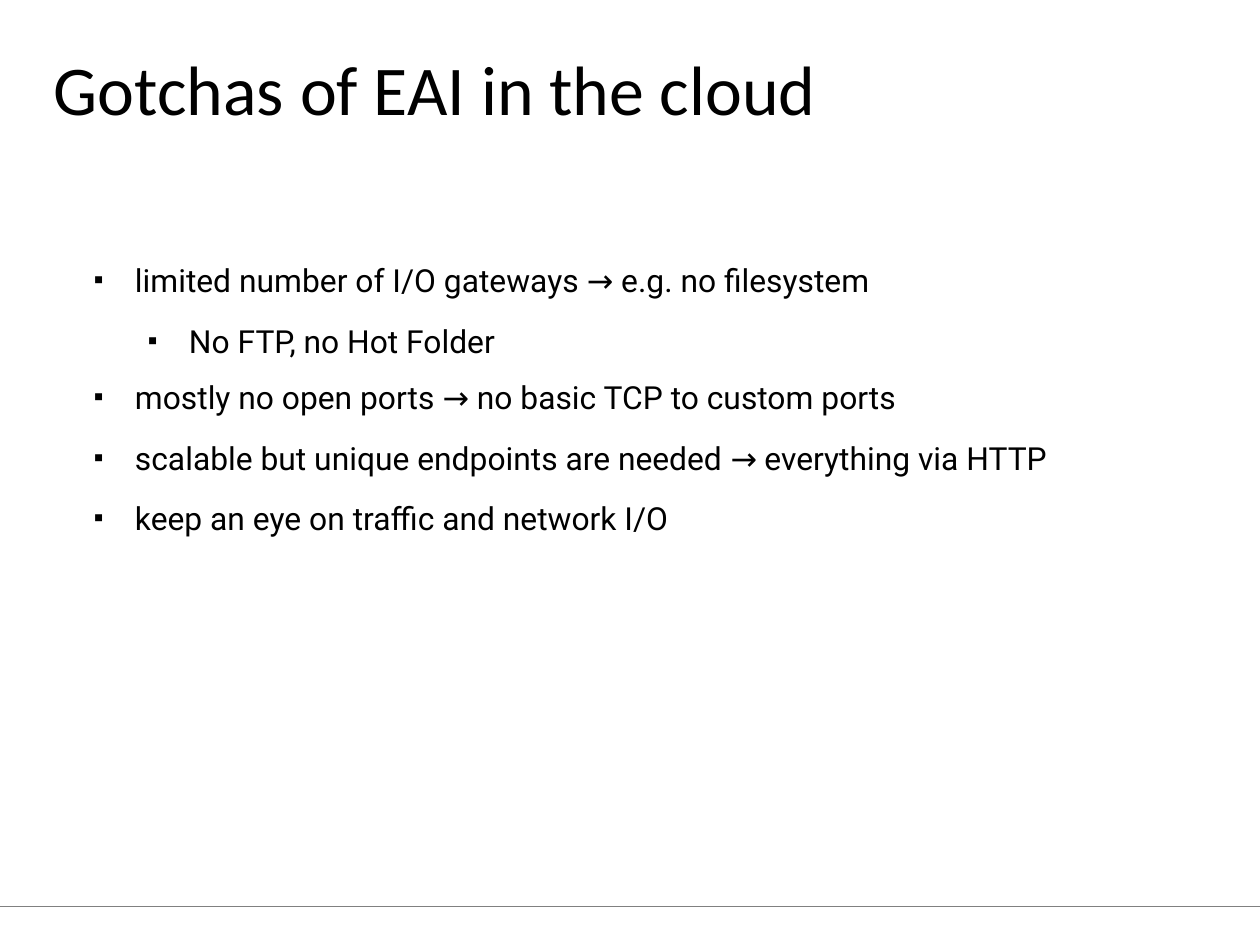
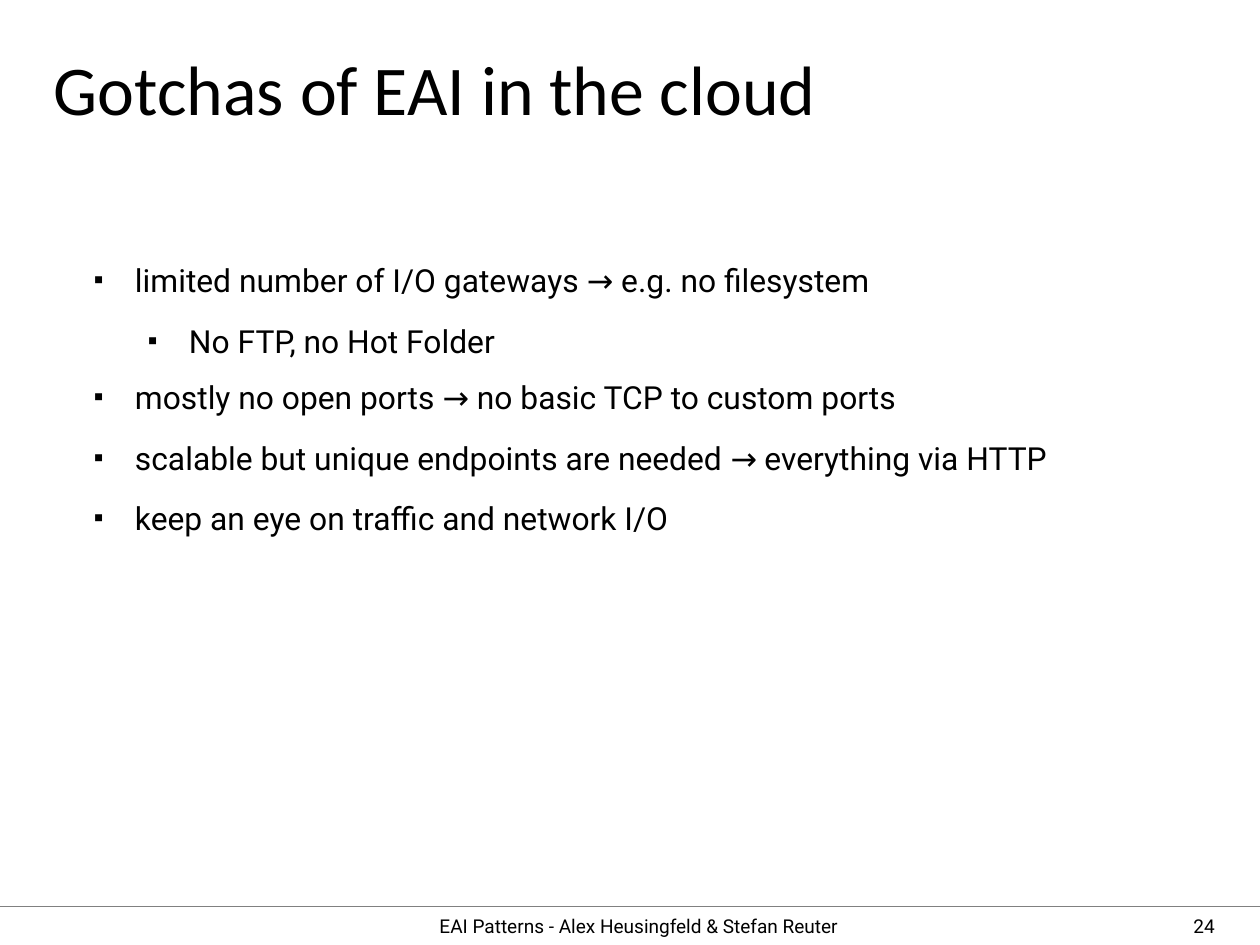
Before and after one commit to aheusingfeld/javaone2012, a slide deck: slide 24 of slides/eai-slides.odp (slide 20 before the commit). Drawn at 1260x945 pixels with LibreOffice and Linux fonts; fonts in the diff are those of the drawing. Boxes give left, top, right and bottom in pixels: in the first picture for what was removed or moved away, otherwise in the second. Text is boxed around its words. In the diff, an @@ line names an element or a change of style, - is before the commit and + after.

```diff
--- a/slides/eai-slides.odp
+++ b/slides/eai-slides.odp
@@ text added at (439,918,838,937), 12 pt, text #000000 @@
+EAI Patterns - Alex Heusingfeld & Stefan Reuter
@@ page number added at (1193,919,1214,933), 12 pt, text #000000 @@
+24
```
Also in this commit, not shown: 13 other slides changed, 10 slides added, 8 slides removed, 7 other files.
